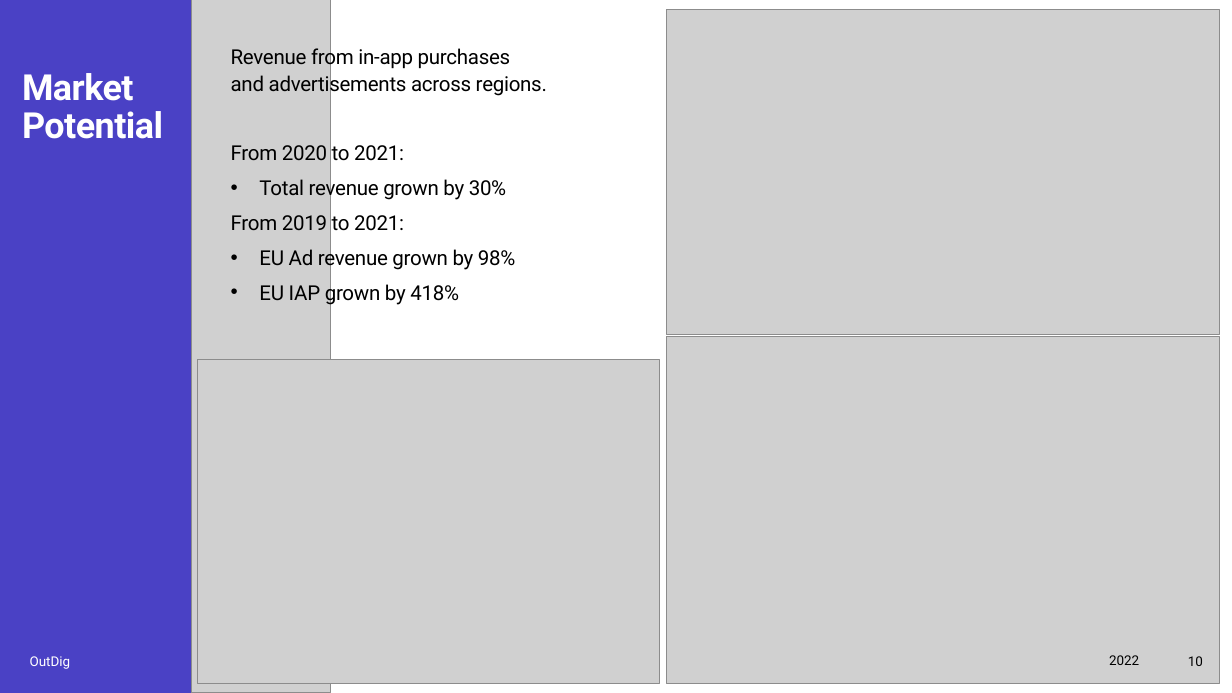
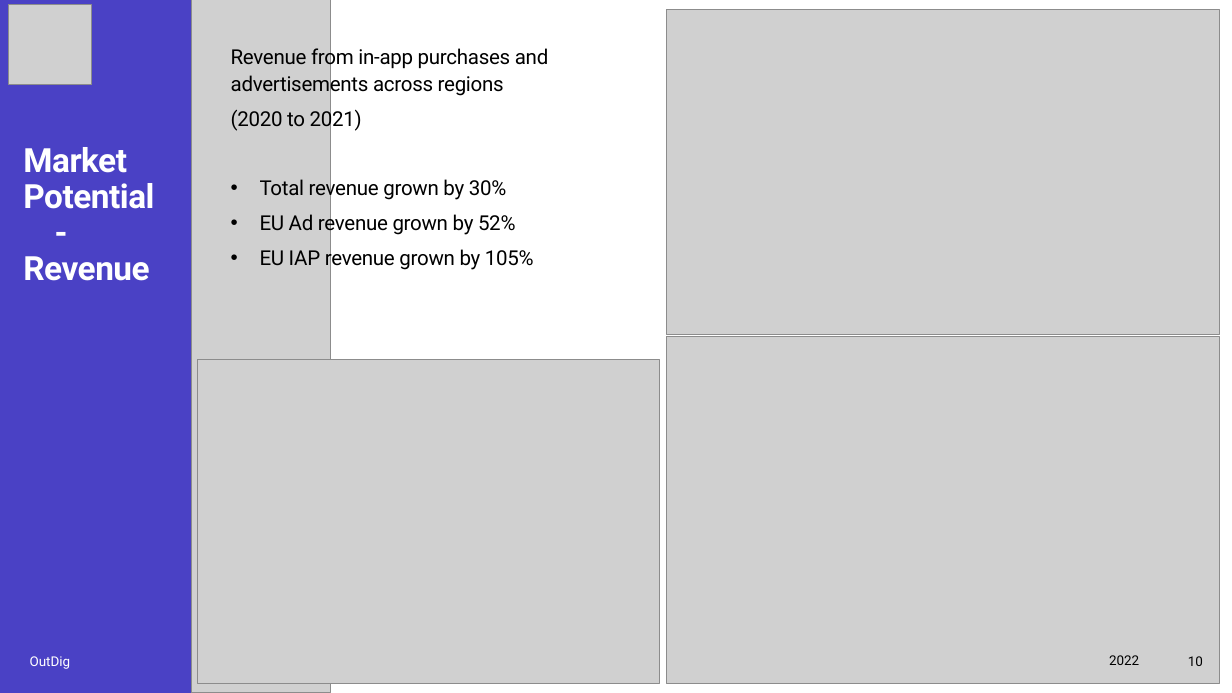
Before and after one commit to Joe34441/IndieDevPPT, a slide deck: slide 10 of CT6018 Joe Mason s4001719.pptx. Drawn at 1232x693 pixels with LibreOffice and Linux fonts; fonts in the diff are those of the drawing; grey boxes stand for pictures. Boxes give left, top, right and bottom in pixels: in the first picture for what was removed or moved away, otherwise in the second. Text is boxed around its words. In the diff, an @@ line names an element or a change of style, - is before the commit and + after.

```diff
--- a/CT6018 Joe Mason s4001719.pptx
+++ b/CT6018 Joe Mason s4001719.pptx
@@ picture added at [9, 5, 92, 85] @@
@@ text at [231, 45, 549, 132]: text changed @@
-Revenue from in-app purchases and advertisements across regions.
-From 2020 to 2021:
+Revenue from in-app purchases and advertisements across regions
+(2020 to 2021)
@@ title at [23, 147, 154, 281]: text changed; size 28 to 26 pt @@
-Market Potential
+Market Potential
+-
+Revenue
@@ text at [260, 211, 534, 271]: text changed @@
-From 2019 to 2021:
-• EU Ad revenue grown by 98%
-• EU IAP grown by 418%
+• EU Ad revenue grown by 52%
+• EU IAP revenue grown by 105%
```
Also in this commit, not shown: 14 other slides changed, 3 slides added, 1 slide removed, 1 other file.
